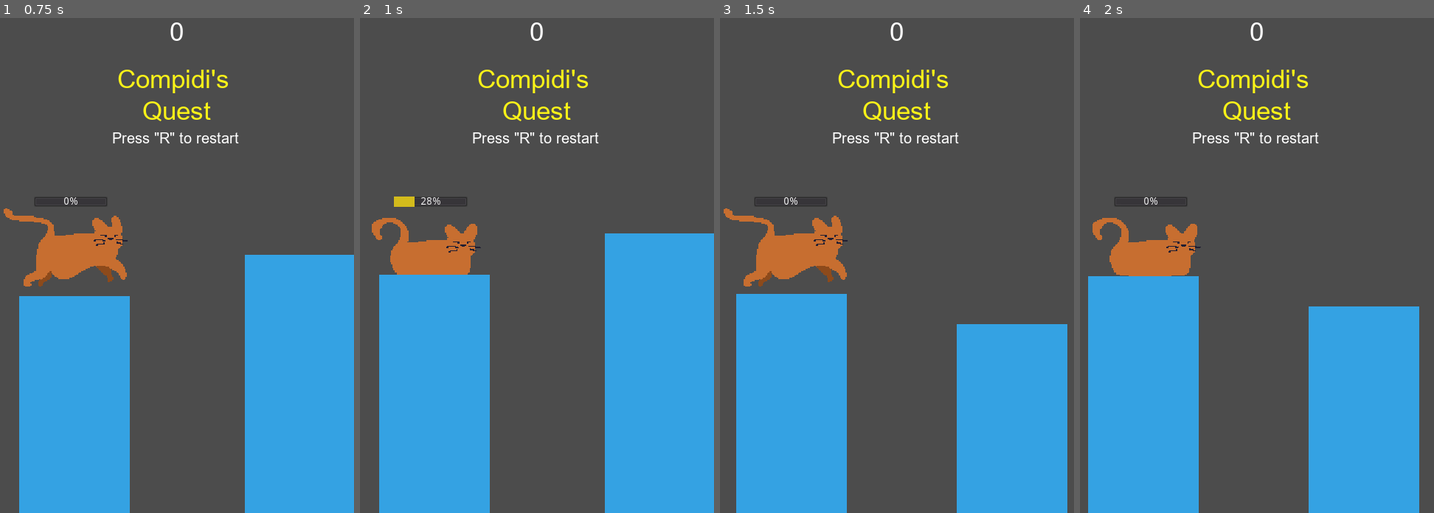
Above: before the commit, frames 1-4 (left to right).
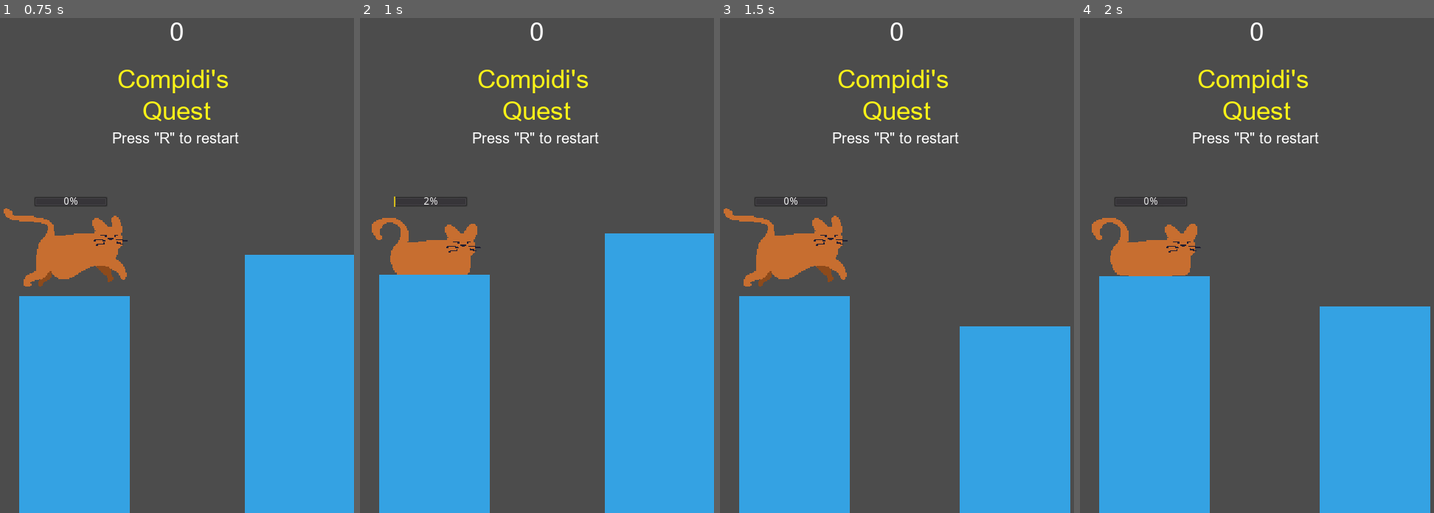
Above: after the commit, the same moments.

Repository: zMenta/Godot-Projects
Game: Godot game, scene res://Scenes/Main.tscn
Same seed, same stepped clock (60 frames per second), same inputs: the game is played once before the commit and once after it.
Inputs (mouse positions are in pixels of both pictures, inside the frame that each line leads up to):
- Up to frame 1 (0.75 s): tap R (restart) at 0.5 s; move the mouse to (254, 220) at 0.52 s; press the mouse at (254, 220) at 0.53 s
- Up to frame 2 (1 s): no input
- Up to frame 3 (1.5 s): tap R (restart) at 1.25 s; move the mouse to (826, 275) at 1.27 s; release the mouse at (826, 275) at 1.28 s; click (826, 275) at 1.35 s
- Up to frame 4 (2 s): no input

Frame 1 is identical in both runs. In frame 2, 0.2% of the frame differs, in the area x 10-23%, y 36-39%; in frame 3, 1.6%; in frame 4, 5.6%, in the area x 2-99%, y 36-100%.

Commit message:
CQ | Jump only when is on floor

Diff:
--- a/Compidi's Quest/Scenes/Player.tscn
+++ b/Compidi's Quest/Scenes/Player.tscn
@@ -62,3 +62,8 @@
 min_value = 100.0
 max_value = 600.0
 value = 100.0
+
+[node name="IsOnFloorRay" type="RayCast2D" parent="."]
+enabled = true
+cast_to = Vector2( 0, 60 )
+collision_mask = 3
--- a/Compidi's Quest/Scripts/Player.gd
+++ b/Compidi's Quest/Scripts/Player.gd
@@ -5,20 +5,24 @@
 var velocity := 0
 var speed_y : float
 var speed_x : float
+onready var ray_cast = $IsOnFloorRay
 
 func _integrate_forces(state):
-	# Controls
-	if Input.is_action_pressed("m1_click"):
-		direction = get_local_mouse_position().normalized()
-		velocity += 10
-		$ProgressBar.value = velocity
-	if Input.is_action_just_released("m1_click"):
-		state.apply_central_impulse(direction * $ProgressBar.value)
+	# RayCast2D
+	if ray_cast.is_colliding():
+		# Controls
+		if Input.is_action_pressed("m1_click"):
+			direction = get_local_mouse_position().normalized()
+			velocity += 10
+			$ProgressBar.value = velocity
+		if Input.is_action_just_released("m1_click"):
+			state.apply_central_impulse(direction * $ProgressBar.value)
 
-		velocity = 0
-		$ProgressBar.value = 0
+			velocity = 0
+			$ProgressBar.value = 0
 
 func _process(delta: float) -> void:
+
 	# Animation
 	if linear_velocity.length() > 70:
 		$AnimatedSprite.set_animation("jump")
